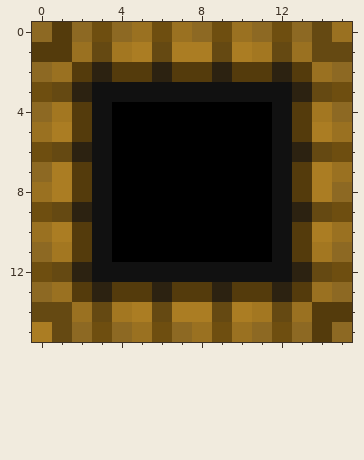
Edited in one commit: pixel-art sprite (src/main/resources/assets/nfc/stationapi/textures/block/machines/filtering_item_chute_bottom.png). The picture above is the old version.
The file is 16x16 pixels.
New version:
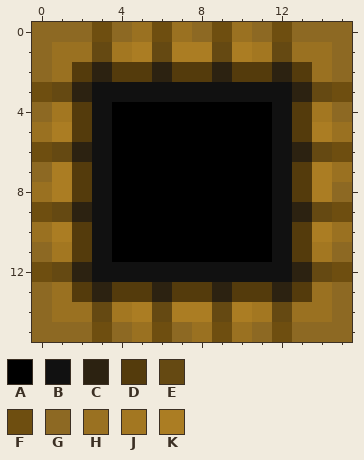
Palette (. is transparent): A #000000  B #111111  C #2c2211  D #543b0c  E #654912  F #6e4e10  G #8d6923  H #9a7121  J #a37721  K #ab7d23
What changed:
y 0: x 1 D -> G; x 14..15 EH -> GG
y 1: x 0..1 DD -> GH; x 14..15 EE -> HG
y 14: x 0..1 EE -> GH; x 14..15 DD -> HG
y 15: x 0..1 KE -> GG; x 14 D -> G
Changed places in both pictures, as pixel boxes (x1, y1, x2, y2):
changed: (32, 22, 72, 62)
changed: (312, 22, 352, 62)
changed: (32, 302, 72, 342)
changed: (312, 302, 352, 342)
